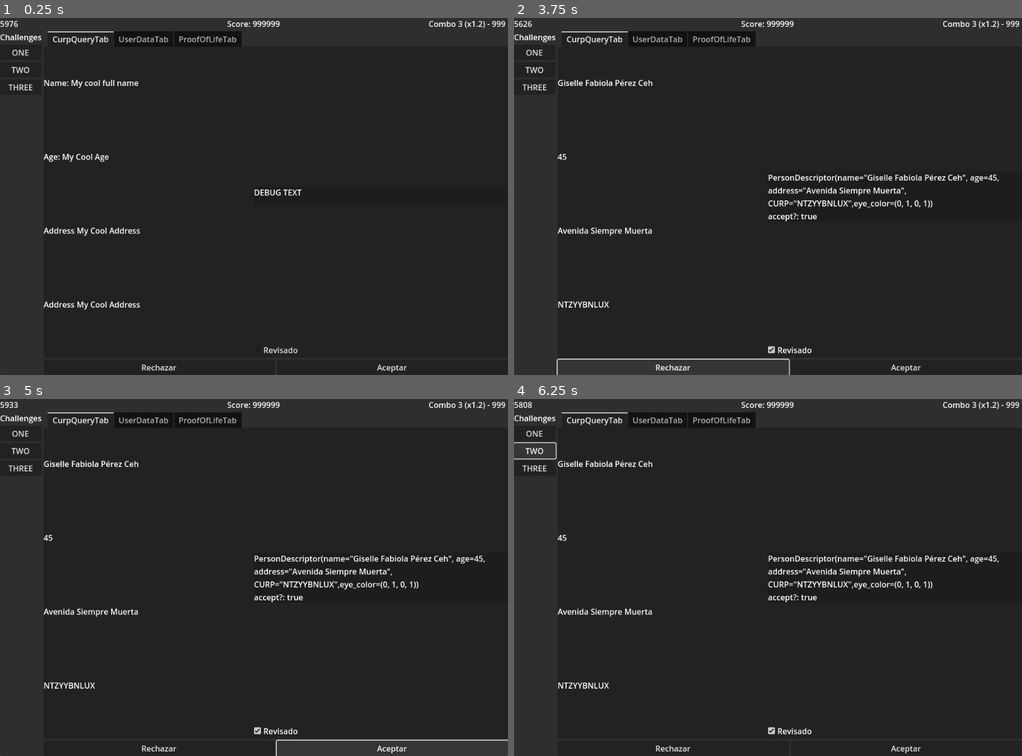
Above: before the commit, frames 1-4 (two rows, left to right).
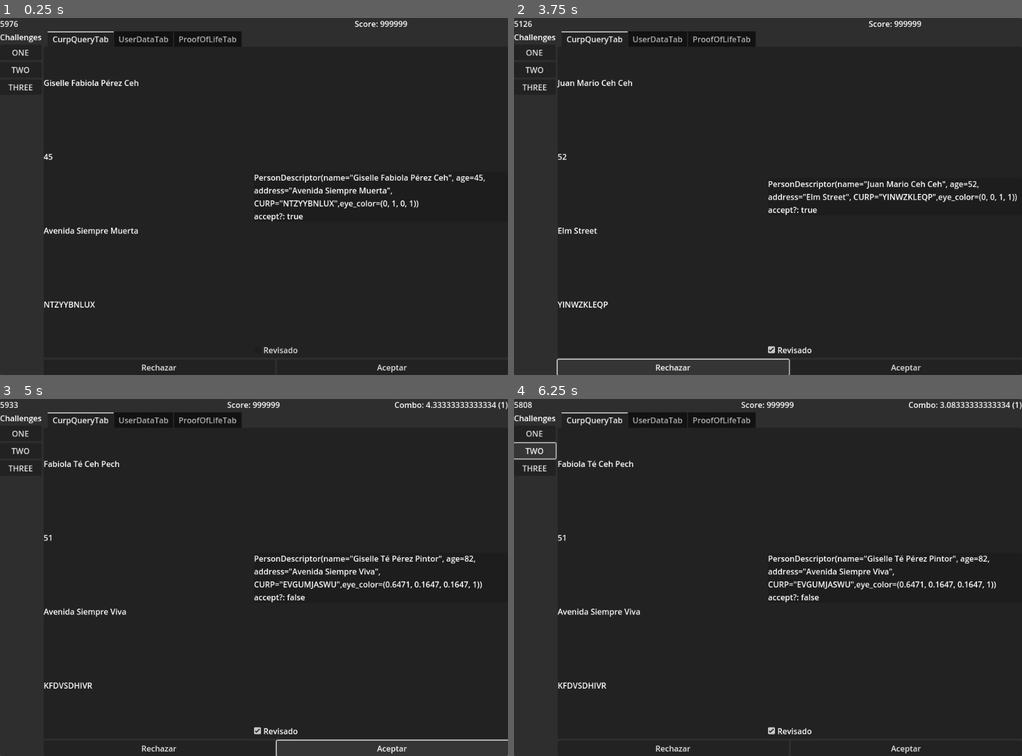
Above: after the commit, the same moments.

Repository: pyramid-seph/dash_dash_dashboard
Game: Godot game, scene res://scenes/Main.tscn
Same seed, same stepped clock (60 frames per second), same inputs: the game is played once before the commit and once after it. The engine's default icon, where the game draws it, is replaced by a stand-in: a white triangle on a blue panel in a dark square.
Inputs:
- Up to frame 1 (0.25 s): no input
- Up to frame 2 (3.75 s): click "ONE" at 0.5 s; click "TWO" at 1.25 s; click "THREE" at 2 s; click "Revisado" at 2.75 s; click "Rechazar" at 3.5 s
- Up to frame 3 (5 s): click "Aceptar" at 4.25 s
- Up to frame 4 (6.25 s): click "ONE" at 5 s; click "TWO" at 5.75 s

The runs differ from the first frame. In frame 1, 2.2% of the frame differs, in the area x 8-100%, y 0-82%; in frame 2, 2.9%, in the area x 1-100%, y 0-82%; in frame 3, 1.4%; in frame 4, 1.4%.

Commit message:
Manage combo multiplier

Diff:
--- a/project.godot
+++ b/project.godot
@@ -12,7 +12,12 @@
 "base": "Node",
 "class": &"ClampedTime",
 "language": &"GDScript",
-"path": "res://scenes/ClampedTime.gd"
+"path": "res://scenes/ClampedTimer.gd"
+}, {
+"base": "Node",
+"class": &"ComboManager",
+"language": &"GDScript",
+"path": "res://scenes/ComboManager.gd"
 }, {
 "base": "Control",
 "class": &"GameplayGui",
@@ -36,6 +41,7 @@
 }]
 _global_script_class_icons={
 "ClampedTime": "",
+"ComboManager": "",
 "GameplayGui": "",
 "PersonDescriptor": "",
 "PersonRandomizer": "",
--- a/scenes/ClampedTime.tscn
+++ /dev/null
@@ -1,11 +0,0 @@
-[gd_scene load_steps=2 format=3 uid="uid://bv461yb223ri1"]
-
-[ext_resource type="Script" path="res://scenes/ClampedTime.gd" id="1_pnbdt"]
-
-[node name="ClampedTime" type="Node"]
-script = ExtResource("1_pnbdt")
-
-[node name="Timer" type="Timer" parent="."]
-one_shot = true
-
-[connection signal="timeout" from="Timer" to="." method="_on_timer_timeout"]
--- /dev/null
+++ b/scenes/ClampedTimer.tscn
@@ -0,0 +1,11 @@
+[gd_scene load_steps=2 format=3 uid="uid://bqjywyns0o5n8"]
+
+[ext_resource type="Script" path="res://scenes/ClampedTimer.gd" id="1_pnbdt"]
+
+[node name="ClampedTimer" type="Node"]
+script = ExtResource("1_pnbdt")
+
+[node name="Timer" type="Timer" parent="."]
+one_shot = true
+
+[connection signal="timeout" from="Timer" to="." method="_on_timer_timeout"]
--- /dev/null
+++ b/scenes/ComboManager.gd
@@ -0,0 +1,57 @@
+class_name ComboManager
+extends Node
+
+
+signal combo_started
+signal combo_extended(multiplier)
+signal combo_finished
+
+
+const MULTIPLIER_MIN: float = 1.0
+
+
+@export var duration_sec: float = 1.0
+@export var max_multiplier: float = 1.0
+@export_range(0, 1) var multiplier_delta: float = 0.2
+
+var _is_active: bool = false
+var _consecutive_extensions: int = 0
+var _multiplier:  float = 1.0:
+	set(new_value):
+		_multiplier = minf(new_value, max_multiplier)
+
+
+var multiplier: float:
+	get:
+		return _multiplier
+var time_left: float:
+	get:
+		return timer.time_left
+
+@onready var timer := $ClampedTime as ClampedTime
+
+
+func stop() -> void:
+	_is_active = false
+	_consecutive_extensions = 0
+	_multiplier = MULTIPLIER_MIN
+	timer.stop()
+
+
+func extend_combo_time() -> void:
+	if _is_active:
+		timer.start(duration_sec)
+		_consecutive_extensions += 1
+		_multiplier += multiplier_delta
+		combo_extended.emit(_multiplier)
+	else:
+		stop()
+		_is_active = true
+		timer.start(duration_sec)
+		combo_extended.emit(_multiplier)
+		combo_started.emit()
+
+
+func _on_clamped_time_timeout() -> void:
+	combo_finished.emit()
+	_is_active = false
--- /dev/null
+++ b/scenes/ComboManager.tscn
@@ -0,0 +1,11 @@
+[gd_scene load_steps=3 format=3 uid="uid://hq3mhsieof3k"]
+
+[ext_resource type="Script" path="res://scenes/ComboManager.gd" id="1_qjblj"]
+[ext_resource type="PackedScene" uid="uid://bqjywyns0o5n8" path="res://scenes/ClampedTimer.tscn" id="2_luim2"]
+
+[node name="ComboManager" type="Node"]
+script = ExtResource("1_qjblj")
+
+[node name="ClampedTime" parent="." instance=ExtResource("2_luim2")]
+
+[connection signal="timeout" from="ClampedTime" to="." method="_on_clamped_time_timeout"]
--- a/scenes/GameplayGui.gd
+++ b/scenes/GameplayGui.gd
@@ -9,7 +9,8 @@
 @onready var proof_of_life_tab = %ProofOfLifeTab
 @onready var debug := $DebugPanel/Debug as Label
 @onready var pause_panel = $PausePanel
-@onready var cheems := $PanelContainer/VBoxContainer/HUD/Cheems as Label
+@onready var cheems := %StaminaTimer as Label
+@onready var request_combo_counter := %RequestComboCounter as Label
 
 
 var request_challenge: RequestChallenge:
@@ -29,6 +30,14 @@
 			debug.text = "\n".join([str(value.original_person), "accept?: %s" % str(value.should_be_accepted())])
 
 
+func update_request_combo_counter(time_left: float, multiplier: float) -> void:
+	request_combo_counter.text = "Combo: %s (%s)" % [time_left, multiplier]
+
+
+func show_request_combo_counter(should_show: bool) -> void:
+	request_combo_counter.visible = should_show
+
+
 func show_pause_panel(paused: bool) -> void:
 	pause_panel.visible = paused
 
--- a/scenes/GameplayGui.tscn
+++ b/scenes/GameplayGui.tscn
@@ -1,4 +1,4 @@
-[gd_scene load_steps=6 format=3]
+[gd_scene load_steps=6 format=3 uid="uid://cdd2qox50mycb"]
 
 [ext_resource type="Script" path="res://scenes/GameplayGui.gd" id="1_6yfmw"]
 [ext_resource type="Texture2D" uid="uid://227gbl66x60u" path="res://assets/icon.svg" id="1_vrsff"]
@@ -34,21 +34,25 @@
 size_flags_vertical = 0
 alignment = 1
 
-[node name="Cheems" type="Label" parent="PanelContainer/VBoxContainer/HUD"]
-offset_right = 338.0
+[node name="StaminaTimer" type="Label" parent="PanelContainer/VBoxContainer/HUD"]
+unique_name_in_owner = true
+offset_right = 510.0
 offset_bottom = 26.0
 size_flags_horizontal = 3
 text = "Cheems: 000"
 
 [node name="Score" type="Label" parent="PanelContainer/VBoxContainer/HUD"]
-offset_left = 342.0
-offset_right = 681.0
+unique_name_in_owner = true
+offset_left = 514.0
+offset_right = 1024.0
 offset_bottom = 26.0
 size_flags_horizontal = 3
 text = "Score: 999999"
 horizontal_alignment = 1
 
-[node name="ComboCounter" type="Label" parent="PanelContainer/VBoxContainer/HUD"]
+[node name="RequestComboCounter" type="Label" parent="PanelContainer/VBoxContainer/HUD"]
+unique_name_in_owner = true
+visible = false
 offset_left = 685.0
 offset_right = 1024.0
 offset_bottom = 26.0
--- a/scenes/Main.gd
+++ b/scenes/Main.gd
@@ -22,11 +22,13 @@
 @onready var gameplay_gui := $GameplayGui as GameplayGui
 @onready var person_randomizer := $PersonRandomizer as PersonRandomizer
 @onready var stamina_timer := $StaminaTimer as ClampedTime
+@onready var request_combo_mngr := $RequestComboManager as ComboManager
 
 
 func _ready() -> void:
 	_setup_next_request_challenge()
 	stamina_timer.start(stamina_sec)
+	request_combo_mngr.multiplier_delta = 0.5
 
 
 func _unhandled_input(event) -> void:
@@ -37,6 +39,8 @@
 
 func _process(_delta) -> void:
 	gameplay_gui.update_stamina_meter(stamina_timer.time_left)
+	gameplay_gui.update_request_combo_counter(request_combo_mngr.time_left,\
+		request_combo_mngr.multiplier)
 
 
 func _create_request_challenge() -> RequestChallenge:
@@ -63,7 +67,7 @@
 
 
 func _setup_next_request_challenge() -> void:
-	if not stamina_timer.is_stopped() and _game_state != GameState.GAME_OVER:
+	if _game_state != GameState.GAME_OVER:
 		_current_request_challenge = _create_request_challenge()
 
 
@@ -77,6 +81,7 @@
 		stamina_timer.remove_time(stamina_lose_sec)
 	else:
 		stamina_timer.add_time(stamina_gain_sec)
+		request_combo_mngr.extend_combo_time()
 	_setup_next_request_challenge()
 
 
@@ -90,11 +95,20 @@
 
 	if _current_request_challenge.should_be_accepted():
 		stamina_timer.add_time(stamina_gain_sec)
+		request_combo_mngr.extend_combo_time()
 	else:
 		stamina_timer.remove_time(stamina_lose_sec)
-		_setup_next_request_challenge()
+	_setup_next_request_challenge()
 
 
 func _on_stamina_timer_timeout() -> void:
 	_game_state = GameState.GAME_OVER
 	print("GAME OVER!")
+
+
+func _on_request_combo_manager_combo_started() -> void:
+	gameplay_gui.show_request_combo_counter(true)
+
+
+func _on_request_combo_manager_combo_finished() -> void:
+	gameplay_gui.show_request_combo_counter(false)
--- a/scenes/Main.tscn
+++ b/scenes/Main.tscn
@@ -1,21 +1,32 @@
-[gd_scene load_steps=5 format=3 uid="uid://bytsailhjvbiw"]
+[gd_scene load_steps=6 format=3 uid="uid://hmw0pui1jj74"]
 
 [ext_resource type="Script" path="res://scenes/Main.gd" id="1_j113n"]
 [ext_resource type="PackedScene" uid="uid://cxa4snp427eur" path="res://scenes/PersonRandomizer.tscn" id="2_iq7nc"]
-[ext_resource type="PackedScene" path="res://scenes/GameplayGui.tscn" id="3_7318c"]
-[ext_resource type="PackedScene" uid="uid://bv461yb223ri1" path="res://scenes/ClampedTime.tscn" id="3_c5wss"]
+[ext_resource type="PackedScene" uid="uid://cdd2qox50mycb" path="res://scenes/GameplayGui.tscn" id="3_7318c"]
+[ext_resource type="PackedScene" uid="uid://bqjywyns0o5n8" path="res://scenes/ClampedTimer.tscn" id="3_c5wss"]
+[ext_resource type="PackedScene" uid="uid://hq3mhsieof3k" path="res://scenes/ComboManager.tscn" id="5_gnrff"]
 
 [node name="Main" type="Node"]
 process_mode = 3
 script = ExtResource("1_j113n")
 
 [node name="PersonRandomizer" parent="." instance=ExtResource("2_iq7nc")]
+process_mode = 1
 
 [node name="StaminaTimer" parent="." instance=ExtResource("3_c5wss")]
+process_mode = 1
+
+[node name="RequestComboManager" parent="." instance=ExtResource("5_gnrff")]
+process_mode = 1
+duration_sec = 5.0
+max_multiplier = 3.0
+multiplier_delta = 0.1
 
 [node name="GameplayGui" parent="." instance=ExtResource("3_7318c")]
 process_mode = 1
 
 [connection signal="timeout" from="StaminaTimer" to="." method="_on_stamina_timer_timeout"]
+[connection signal="combo_finished" from="RequestComboManager" to="." method="_on_request_combo_manager_combo_finished"]
+[connection signal="combo_started" from="RequestComboManager" to="." method="_on_request_combo_manager_combo_started"]
 [connection signal="on_request_accepted" from="GameplayGui" to="." method="_on_gameplay_gui_on_request_accepted"]
 [connection signal="on_request_rejected" from="GameplayGui" to="." method="_on_gameplay_gui_on_request_rejected"]
Renamed: scenes/ClampedTime.gd -> scenes/ClampedTimer.gd
